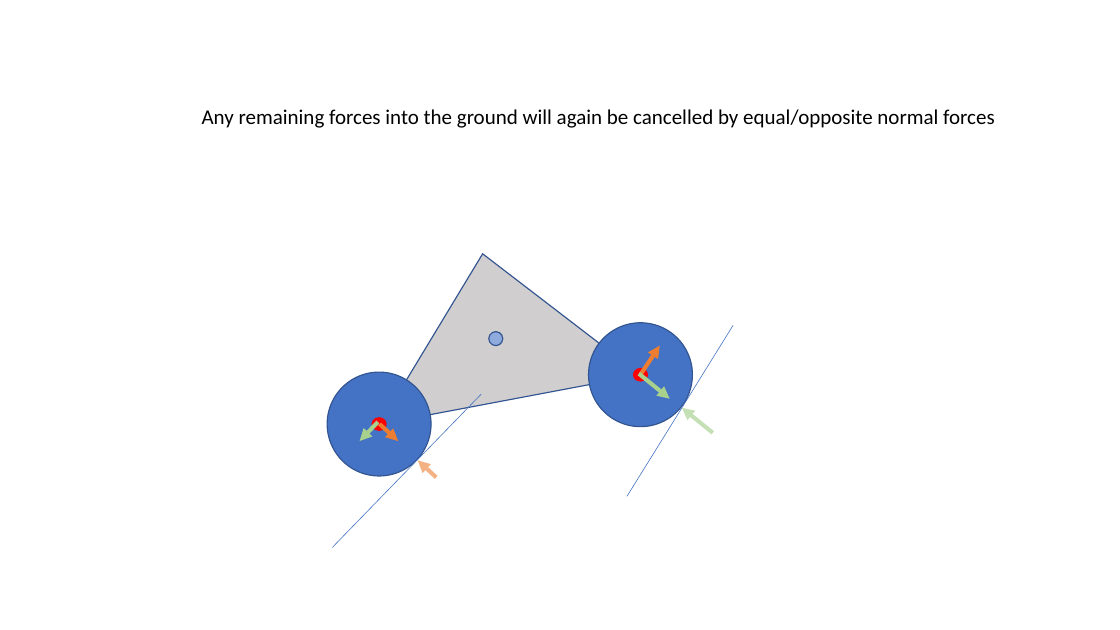
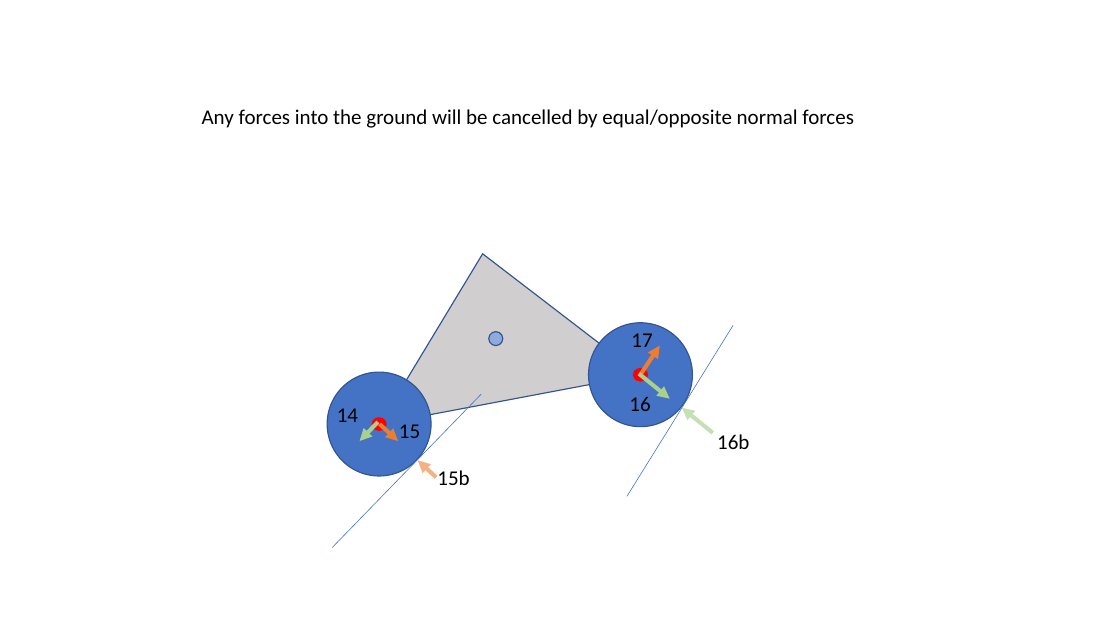
Before and after one commit to rhambleton/drive2d, a slide deck: slide 16 of vehicle forces.pptx (slide 12 before the commit). Drawn at 1120x630 pixels with LibreOffice and Linux fonts; fonts in the diff are those of the drawing. Boxes give left, top, right and bottom in pixels: in the first picture for what was removed or moved away, otherwise in the second. Text is boxed around its words. In the diff, an @@ line names an element or a change of style, - is before the commit and + after.

Commit message:
force model details

```diff
--- a/vehicle forces.pptx
+++ b/vehicle forces.pptx
@@ text at box(202, 109, 854, 128): text changed @@
-Any remaining forces into the ground will again be cancelled by equal/opposite normal forces
+Any forces into the ground will be cancelled by equal/opposite normal forces
@@ text added at box(631, 333, 652, 354), 18 pt, text #000000 @@
+17
@@ text added at box(337, 408, 358, 422), 18 pt, text #000000 @@
+14
@@ text added at box(629, 397, 650, 411), 18 pt, text #000000 @@
+16
@@ text added at box(399, 424, 420, 438), 18 pt, text #000000 @@
+15
@@ text added at box(717, 434, 749, 449), 18 pt, text #000000 @@
+16b
@@ text added at box(437, 470, 469, 485), 18 pt, text #000000 @@
+15b
```
Also in this commit, not shown: 11 other slides changed, 6 slides added, 2 slides removed, 1 other file.
